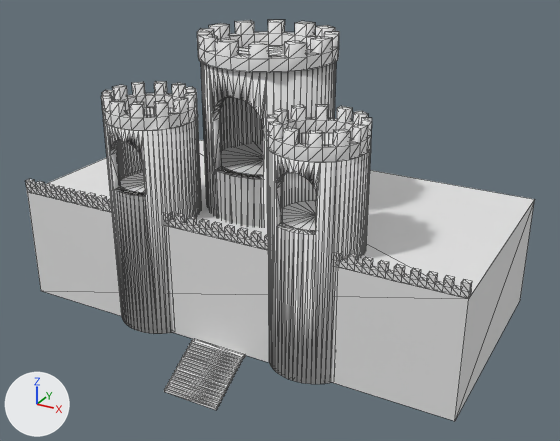
The OBJ model assets/castle.obj: old version first, new version second.
Camera for both pictures: a 50 mm lens placed at (123.3, -192.6, 151.9), pointed at (6.3, 20.2, 45.5). Lighting does not change. The marker at lower left points along +X, +Y and +Z. Mesh edges are drawn as thin lines. Where no turn or scale is listed for an object, it has been applied to the vertices. Vertices at the same position are counted once.

Objects in the first picture: 'Cube.029_Cube.000'.
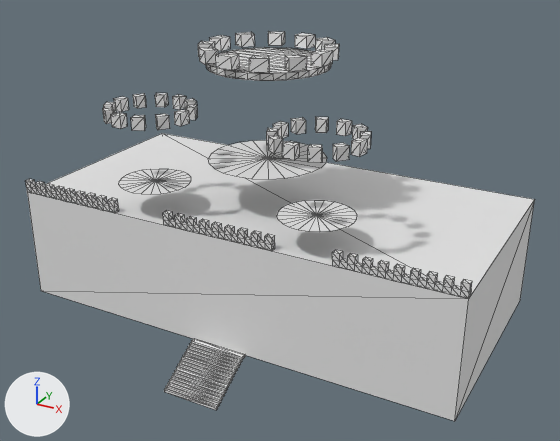
The newer file is also turned or shifted as a whole; pictures and numbers use the older file's frame.

Boxes [x1, y1, x2, y2] around the edits, measured in the pictures (560 x 441 px; the box of a moved part takes in the faces that stretch with it):
'Cube.029_Cube.000', reshaped: before [26, 20, 535, 421]; after [26, 31, 535, 421]
part 1 of me_cube_029_cube_000, moved or reshaped: before [239, 46, 311, 56]; after [206, 48, 331, 81]
part 2 of me_cube_029_cube_000, cut back: before [101, 20, 372, 384]; after [217, 54, 239, 70]

The change, as a diff of the scene's bpy script:
```diff
--- a/assets/castle.obj.py
+++ b/assets/castle.obj.py
@@ me_cube_029_cube_000 @@
 # used by ob_cube_029_cube_000; location = (0.0, 0.0, 0.0)
-me_cube_029_cube_000.from_pydata(...)  # 2007 vertices, 3724 faces; spans x -80.0..80.0, y -28.0..70.0, z 0.0..108.0
+me_cube_029_cube_000.from_pydata(...)  # 895 vertices, 1408 faces; spans x -80.0..80.0, y -28.0..70.0, z 0.0..104.0
+# me_cube_029_cube_000 part 1: the loose piece of 64 vertices spanning x -20.0..20.0, y 4.0..44.0, z 98.0..100.0 is moved by (0.0, 0.0, -1.0)
+# me_cube_029_cube_000 part 2: 1 vertex moved within x 0.0, y 2.0, z 100.0; 1112 vertices removed from x -45.0..45.0, y -15.0..47.0, z 10.0..108.0
+# me_cube_029_cube_000 part 3: the surface is now shaded flat
```
